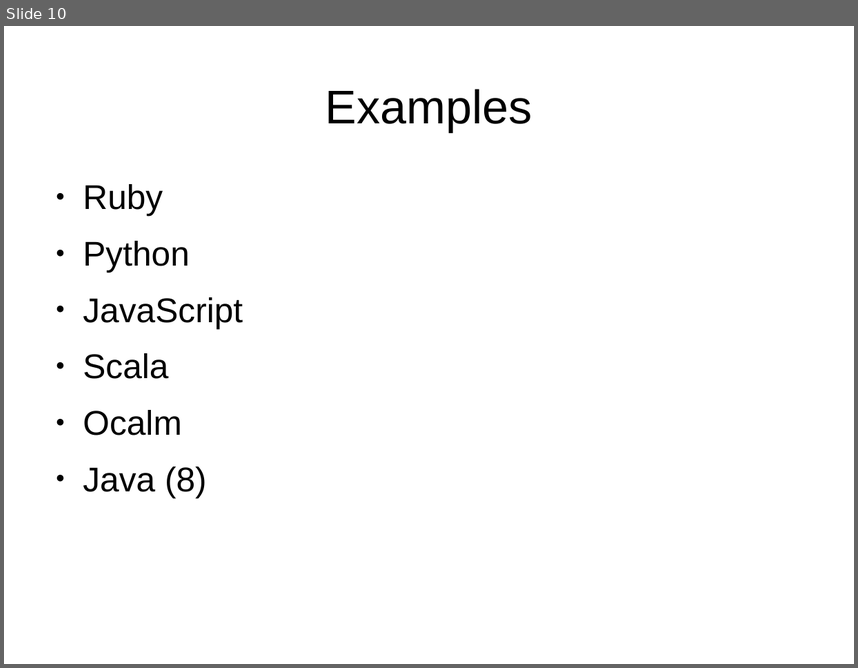
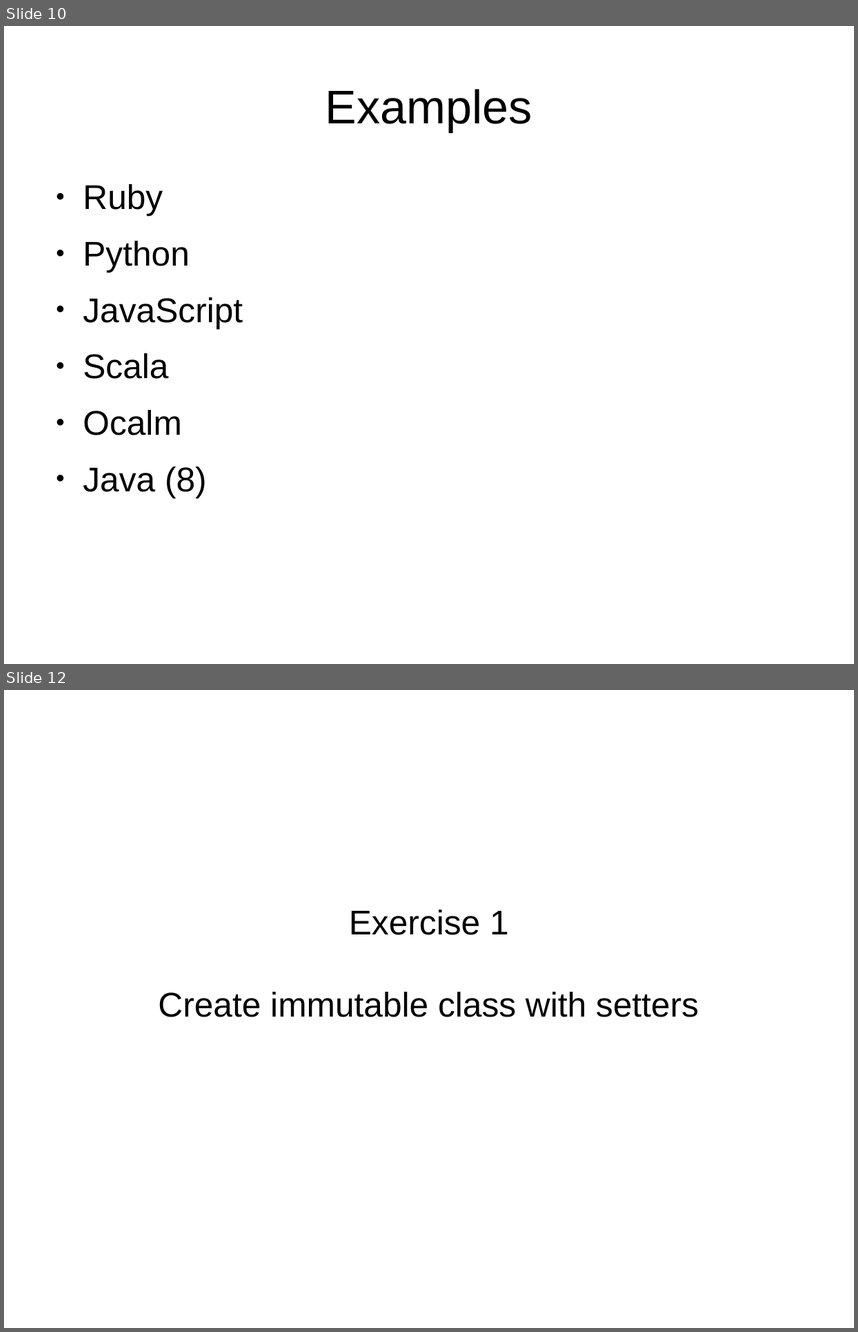
Before and after one commit to Koziolek/warsjawa_2014, a slide deck: beginning_fp/ch1.odp. Shown one above the other, each under a label of ours: slide 10 before the commit, slides 10 and 12 after it; the slides between them are not shown. The pictures are 858x668 and 858x1332 pixels, drawn with LibreOffice and Linux fonts; fonts in the diff are those of the drawing. Boxes give left, top, right and bottom in pixels: in the first picture for what was removed or moved away, otherwise in the second. Text is boxed around its words. In the diff, an @@ line names an element or a change of style, - is before the commit and + after.

```diff
--- a/beginning_fp/ch1.odp
+++ b/beginning_fp/ch1.odp
@@ slide 12 added at [4,690,854,1328], background #FFFFFF @@
@@ subtitle added at [158,909,699,1017], 32 pt, text #000000 @@
+Exercise 1
+Create immutable class with setters
```
Also in this commit, not shown: 2 slides changed, 8 other slides added, 2 other files.
